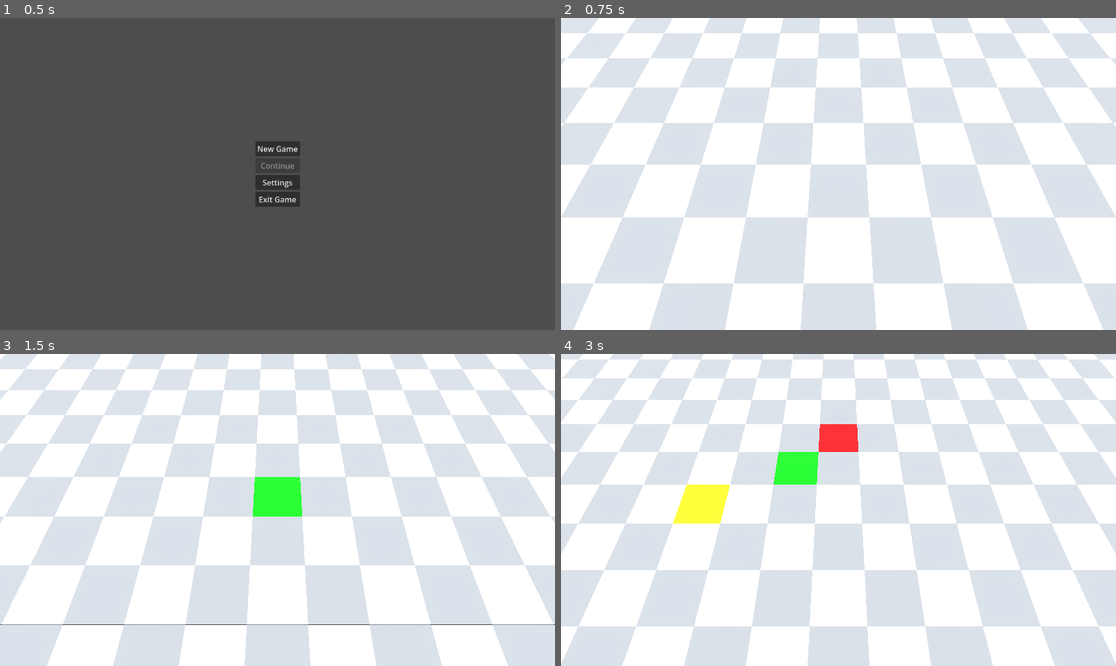
Above: before the commit, frames 1-4 (two rows, left to right).
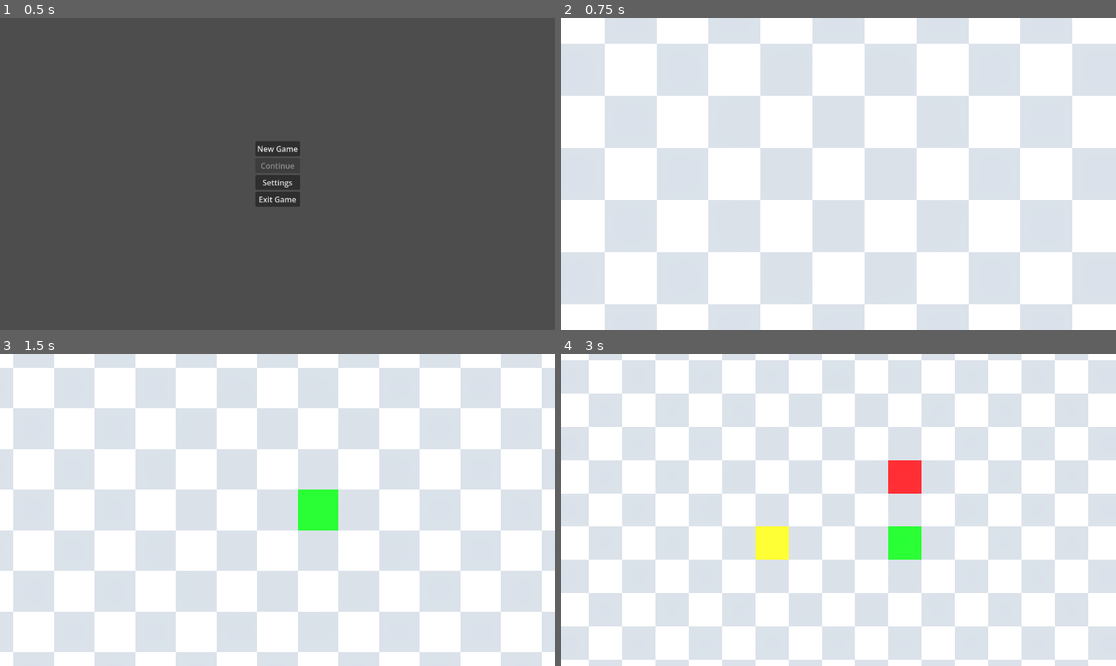
Above: after the commit, the same moments.

Repository: KaschaArtem/Hamlet
Game: Godot game, scene res://scenes/active_scenes/main_menu.tscn
The game is run twice, just before and just after one commit, with the same random seed, the same clock (stepped at 60 frames per second) and the same inputs.
Inputs (mouse positions are in pixels of both pictures, inside the frame that each line leads up to):
- Up to frame 1 (0.5 s): no input
- Up to frame 2 (0.75 s): click "New Game" at 0.5 s
- Up to frame 3 (1.5 s): tap Enter at 1.25 s; move the mouse to (399, 494) at 1.27 s; tap 2 (set_build_to_field) at 1.35 s; click (399, 494) at 1.42 s
- Up to frame 4 (3 s): tap Space at 2 s; move the mouse to (727, 525) at 2.02 s; tap 1 (set_build_to_house) at 2.1 s; click (727, 525) at 2.17 s; tap Enter at 2.75 s; move the mouse to (894, 441) at 2.77 s; tap 3 (set_build_to_pasture) at 2.85 s; click (894, 441) at 2.92 s

Frame 1 is identical in both runs. In frame 2, 52% of the frame differs, in the area x 0-100%, y 0-100%; in frame 3, 56%; in frame 4, 54%.

Commit message:
minor camera change

Diff:
--- a/scenes/active_scenes/game.tscn
+++ b/scenes/active_scenes/game.tscn
@@ -34,7 +34,7 @@
 shadow_enabled = true
 
 [node name="Camera3D" type="Camera3D" parent="." unique_id=171625142 node_paths=PackedStringArray("ground")]
-transform = Transform3D(1, 0, 0, 0, 0.49999997, 0.86602545, 0, -0.86602545, 0.49999997, 0, 0, 0)
+transform = Transform3D(1, 0, 0, 0, -4.371139e-08, 1, 0, -1, -4.371139e-08, 0, 0, 0)
 projection = 2
 fov = 60.0
 size = 0.06
--- a/scripts/game/camera.gd
+++ b/scripts/game/camera.gd
@@ -1,8 +1,8 @@
 extends Node
 
 const x_offset = 0.0
-const y_offset = 2.0
-const z_offset = 1.5
+const y_offset = 2.5
+const z_offset = 0.0
 
 @export var ground: Node3D
 
@@ -26,8 +26,8 @@
 
 func update_position():
 	var bounds = get_city_bounds(ground.ground_grid)
-	var x = ((bounds["right"] - bounds["left"]) + bounds["left"]) * 0.5
-	var y = max(bounds["right"] - bounds["left"], bounds["bottom"] - bounds["top"]) * 0.15
-	var z = ((bounds["bottom"] - bounds["top"]) + bounds["top"]) * 0.5
+	var x = (bounds["left"] + bounds["right"]) * 0.25
+	var y = max(bounds["right"] - bounds["left"], bounds["bottom"] - bounds["top"]) * 0.35
+	var z = (bounds["top"] + bounds["bottom"]) * 0.25
 
 	self.position = Vector3(x_offset + x, y_offset + y, z_offset + z)
